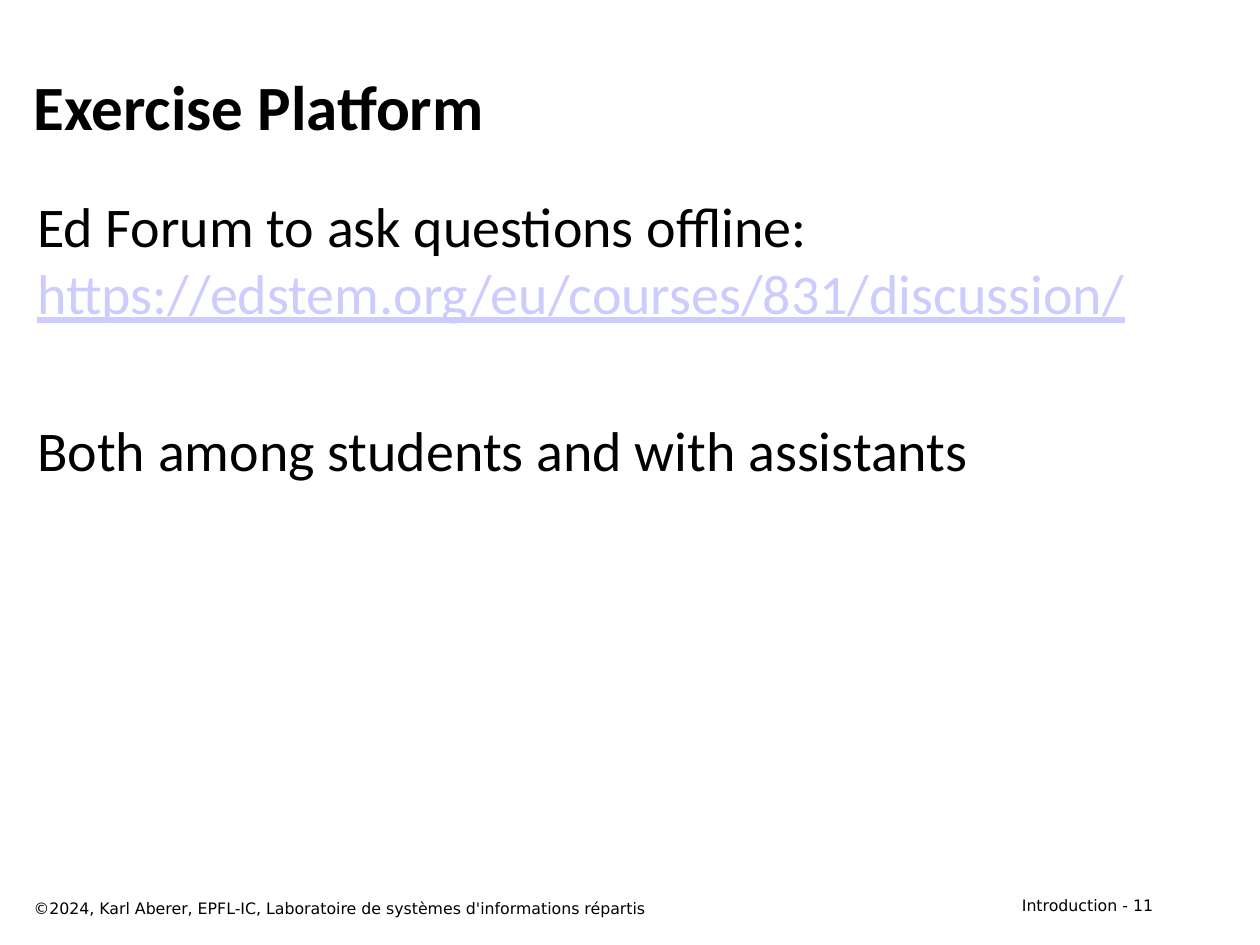
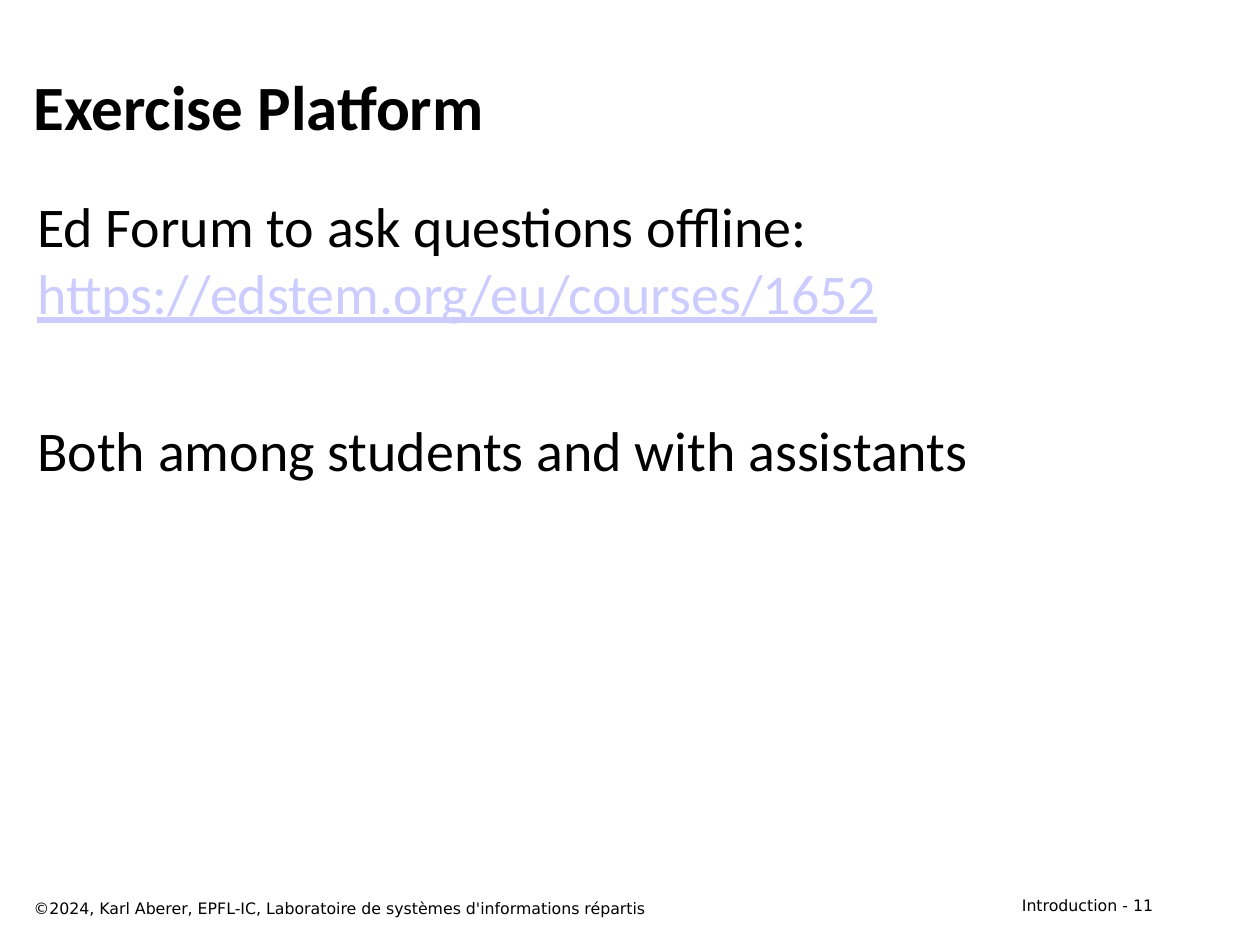
Before and after one commit to LSIR/DIS, a slide deck: slide 11 of Lectures/week 1/week 1 - Course Information 2024.pptx. Drawn at 1260x945 pixels with LibreOffice and Linux fonts; fonts in the diff are those of the drawing. Boxes give left, top, right and bottom in pixels: in the first picture for what was removed or moved away, otherwise in the second. Text is boxed around its words. In the diff, an @@ line names an element or a change of style, - is before the commit and + after.

```diff
--- a/Lectures/week 1/week 1 - Course Information 2024.pptx
+++ b/Lectures/week 1/week 1 - Course Information 2024.pptx
@@ text at [37, 208, 876, 323]: text changed @@
-Ed Forum to ask questions offline:
-https://edstem.org/eu/courses/831/discussion/
+Ed Forum to ask questions offline:
+https://edstem.org/eu/courses/1652
```
Also in this commit, not shown: 2 other slides changed, 1 other file.
